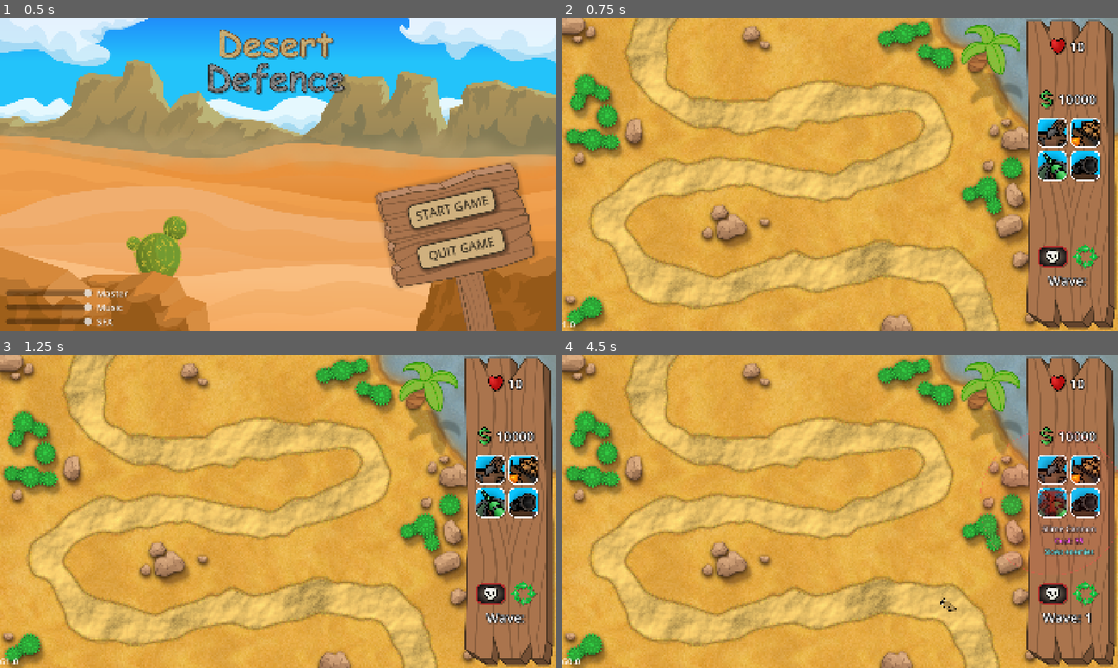
Above: before the commit, frames 1-4 (two rows, left to right).
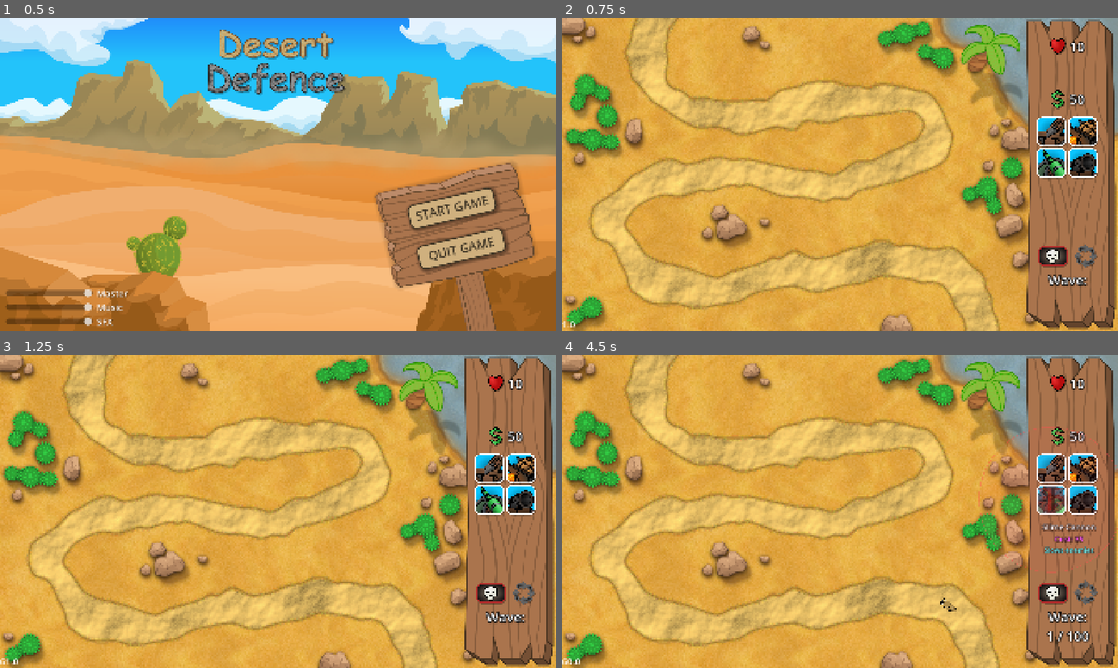
Above: after the commit, the same moments.

Repository: Crimbane/tower-defense
Game: Godot game, scene res://Stages/Main Menu/main_menu.tscn
Same seed, same stepped clock (60 frames per second), same inputs: the game is played once before the commit and once after it. Sound files missing from this copy of the repository are replaced by a short silence.
Inputs (mouse positions are in pixels of both pictures, inside the frame that each line leads up to; where the layout moved, square brackets give the same spot in the first picture):
- Up to frame 1 (0.5 s): no input
- Up to frame 2 (0.75 s): click "START GAME" at 0.5 s
- Up to frame 3 (1.25 s): no input
- Up to frame 4 (4.5 s): click (1051, 592) at 1.25 s; click (1051, 592) at 2 s; click (1051, 467) [1051, 470] at 2.75 s; click (1084, 467) [1084, 470] at 3.5 s; click (1051, 498) [1051, 502] at 4.25 s

Frame 1 is identical in both runs. In frame 2, 2.3% of the frame differs, in the area x 85-97%, y 22-86%; in frame 3, 2.3%; in frame 4, 3.5%, in the area x 74-100%, y 22-92%.

Commit message:
Polish, bugfixing and small balancing changes.

Diff:
--- a/Entities/Enemies/baby_sandworm.tscn
+++ b/Entities/Enemies/baby_sandworm.tscn
@@ -60,6 +60,7 @@
 enemyType = "Baby Sandworm"
 sprite = NodePath("AnimatedSprite2D")
 burnTimer = NodePath("BurnTimer")
+maxHealth = 25
 
 [node name="Hitbox" type="Area2D" parent="." unique_id=2000332408 groups=["Enemy"]]
 collision_layer = 4
--- a/Entities/Enemies/lizard.tscn
+++ b/Entities/Enemies/lizard.tscn
@@ -63,6 +63,7 @@
 sprite = NodePath("AnimatedSprite2D")
 burnTimer = NodePath("BurnTimer")
 unitCost = 5
+minSpawnableWave = 25
 armor = 50
 
 [node name="Hitbox" type="Area2D" parent="." unique_id=2000332408 groups=["Enemy"]]
--- a/Entities/Enemies/sandworm_boss.tscn
+++ b/Entities/Enemies/sandworm_boss.tscn
@@ -62,8 +62,8 @@
 armorBar = NodePath("Armor Bar")
 sprite = NodePath("AnimatedSprite2D")
 burnTimer = NodePath("BurnTimer")
-maxHealth = 2000
-baseSpeed = 50
+maxHealth = 3000
+baseSpeed = 60
 
 [node name="Hitbox" type="Area2D" parent="." unique_id=2000332408 groups=["Enemy"]]
 collision_layer = 4
--- a/Systems/UI/Buttons/tower_buy_button.tscn
+++ b/Systems/UI/Buttons/tower_buy_button.tscn
@@ -4,15 +4,67 @@
 [ext_resource type="Texture2D" uid="uid://ycypt7ywptfh" path="res://Systems/UI/Art/Arrow Tower Icon.svg" id="1_md6kl"]
 [ext_resource type="Texture2D" uid="uid://bcx1m15rts1j" path="res://Entities/Towers/Art/Arrow Tower Turret.svg" id="2_md6kl"]
 
+[sub_resource type="StyleBoxFlat" id="StyleBoxFlat_umyhd"]
+bg_color = Color(1, 1, 1, 0)
+corner_radius_top_left = 24
+corner_radius_top_right = 24
+corner_radius_bottom_right = 24
+corner_radius_bottom_left = 24
+
+[sub_resource type="StyleBoxFlat" id="StyleBoxFlat_730hi"]
+bg_color = Color(0, 0, 0, 0.23529412)
+corner_radius_top_left = 24
+corner_radius_top_right = 24
+corner_radius_bottom_right = 24
+corner_radius_bottom_left = 24
+
+[sub_resource type="StyleBoxFlat" id="StyleBoxFlat_ul2wb"]
+bg_color = Color(1, 1, 1, 0.23529412)
+corner_radius_top_left = 24
+corner_radius_top_right = 24
+corner_radius_bottom_right = 24
+corner_radius_bottom_left = 24
+
+[sub_resource type="StyleBoxFlat" id="StyleBoxFlat_pj6fi"]
+bg_color = Color(0, 0, 0, 0.3137255)
+corner_radius_top_left = 24
+corner_radius_top_right = 24
+corner_radius_bottom_right = 24
+corner_radius_bottom_left = 24
+
 [node name="Button" type="Button" unique_id=1343717249]
 z_index = 1
-custom_minimum_size = Vector2(110, 110)
-offset_right = 48.0
-offset_bottom = 48.0
-flat = true
+custom_minimum_size = Vector2(104, 104)
+offset_left = 4.0
+offset_top = 4.0
+offset_right = 108.0
+offset_bottom = 108.0
+theme_override_styles/normal = SubResource("StyleBoxFlat_umyhd")
+theme_override_styles/pressed = SubResource("StyleBoxFlat_730hi")
+theme_override_styles/hover = SubResource("StyleBoxFlat_ul2wb")
 script = ExtResource("1_1rjhe")
 
+[node name="Shadow" type="Panel" parent="." unique_id=560724580]
+show_behind_parent = true
+custom_minimum_size = Vector2(104, 104)
+layout_mode = 1
+anchors_preset = 8
+anchor_left = 0.5
+anchor_top = 0.5
+anchor_right = 0.5
+anchor_bottom = 0.5
+offset_left = -49.0
+offset_top = -49.0
+offset_right = 55.0
+offset_bottom = 55.0
+grow_horizontal = 2
+grow_vertical = 2
+mouse_filter = 2
+theme_override_styles/panel = SubResource("StyleBoxFlat_pj6fi")
+
 [node name="Icon" type="TextureRect" parent="." unique_id=1423745173]
+show_behind_parent = true
+custom_minimum_size = Vector2(110, 110)
 layout_mode = 1
 anchors_preset = 15
 anchor_right = 1.0
--- a/Systems/UI/ui_manager.gd
+++ b/Systems/UI/ui_manager.gd
@@ -74,7 +74,7 @@
 		button.updateColor()
 
 func updateWaveNumberLabel() -> void:
-	waveNumberLabel.text = "Wave: " + str(GameManager.waveManager.currentWave)
+	waveNumberLabel.text = "Wave:\n" + str(GameManager.waveManager.currentWave) + " / " + str(GameManager.waveManager.MAX_WAVES)
 
 func updateNexusHealthLabel(health: int) -> void:
 	nexusHealthLabel.text = str(health)
--- a/Systems/UI/ui_manager.tscn
+++ b/Systems/UI/ui_manager.tscn
@@ -20,13 +20,6 @@
 [sub_resource type="StyleBoxFlat" id="StyleBoxFlat_t1yug"]
 bg_color = Color(0.6, 0.6, 0.6, 0)
 
-[sub_resource type="StyleBoxFlat" id="StyleBoxFlat_fjc7g"]
-bg_color = Color(0, 0, 0, 0.3137255)
-corner_radius_top_left = 24
-corner_radius_top_right = 24
-corner_radius_bottom_right = 24
-corner_radius_bottom_left = 24
-
 [sub_resource type="LabelSettings" id="LabelSettings_t1yug"]
 font_size = 46
 outline_size = 11
@@ -34,6 +27,48 @@
 shadow_size = 15
 shadow_color = Color(0, 0, 0, 0.3137255)
 shadow_offset = Vector2(2, 2)
+
+[sub_resource type="StyleBoxFlat" id="StyleBoxFlat_nx7d0"]
+bg_color = Color(0, 0, 0, 0)
+corner_radius_top_left = 36
+corner_radius_top_right = 36
+corner_radius_bottom_right = 36
+corner_radius_bottom_left = 36
+
+[sub_resource type="StyleBoxFlat" id="StyleBoxFlat_3hns8"]
+bg_color = Color(0, 0, 0, 0.23529412)
+corner_radius_top_left = 36
+corner_radius_top_right = 36
+corner_radius_bottom_right = 36
+corner_radius_bottom_left = 36
+
+[sub_resource type="StyleBoxFlat" id="StyleBoxFlat_pp6t5"]
+bg_color = Color(1, 1, 1, 0.23529412)
+corner_radius_top_left = 36
+corner_radius_top_right = 36
+corner_radius_bottom_right = 36
+corner_radius_bottom_left = 36
+
+[sub_resource type="StyleBoxFlat" id="StyleBoxFlat_hk520"]
+bg_color = Color(1, 1, 1, 0)
+corner_radius_top_left = 44
+corner_radius_top_right = 44
+corner_radius_bottom_right = 44
+corner_radius_bottom_left = 44
+
+[sub_resource type="StyleBoxFlat" id="StyleBoxFlat_dgt5i"]
+bg_color = Color(0, 0, 0, 0.23529412)
+corner_radius_top_left = 44
+corner_radius_top_right = 44
+corner_radius_bottom_right = 44
+corner_radius_bottom_left = 44
+
+[sub_resource type="StyleBoxFlat" id="StyleBoxFlat_eixvb"]
+bg_color = Color(1, 1, 1, 0.23529412)
+corner_radius_top_left = 44
+corner_radius_top_right = 44
+corner_radius_bottom_right = 44
+corner_radius_bottom_left = 44
 
 [sub_resource type="LabelSettings" id="LabelSettings_luill"]
 font_size = 46
@@ -263,24 +298,6 @@
 offset_bottom = 402.0
 grow_horizontal = 1
 
-[node name="Shadow" type="Panel" parent="UI Manager/Right Panel/Tower Buttons/Arrow" unique_id=496084991]
-show_behind_parent = true
-custom_minimum_size = Vector2(104, 104)
-layout_mode = 1
-anchors_preset = 8
-anchor_left = 0.5
-anchor_top = 0.5
-anchor_right = 0.5
-anchor_bottom = 0.5
-offset_left = -49.0
-offset_top = -49.0
-offset_right = 55.0
-offset_bottom = 55.0
-grow_horizontal = 2
-grow_vertical = 2
-mouse_filter = 2
-theme_override_styles/panel = SubResource("StyleBoxFlat_fjc7g")
-
 [node name="Fire" parent="UI Manager/Right Panel/Tower Buttons" unique_id=827456401 instance=ExtResource("2_vwuv3")]
 layout_mode = 2
 towerSprite = 1
@@ -298,24 +315,6 @@
 grow_horizontal = 1
 parentType = "Fire"
 
-[node name="Shadow" type="Panel" parent="UI Manager/Right Panel/Tower Buttons/Fire" unique_id=432475818]
-show_behind_parent = true
-custom_minimum_size = Vector2(104, 104)
-layout_mode = 1
-anchors_preset = 8
-anchor_left = 0.5
-anchor_top = 0.5
-anchor_right = 0.5
-anchor_bottom = 0.5
-offset_left = -49.0
-offset_top = -49.0
-offset_right = 55.0
-offset_bottom = 55.0
-grow_horizontal = 2
-grow_vertical = 2
-mouse_filter = 2
-theme_override_styles/panel = SubResource("StyleBoxFlat_fjc7g")
-
 [node name="Slime" parent="UI Manager/Right Panel/Tower Buttons" unique_id=1233251649 instance=ExtResource("2_vwuv3")]
 layout_mode = 2
 towerSprite = 2
@@ -333,24 +332,6 @@
 grow_horizontal = 1
 parentType = "Slime"
 
-[node name="Shadow" type="Panel" parent="UI Manager/Right Panel/Tower Buttons/Slime" unique_id=911728239]
-show_behind_parent = true
-custom_minimum_size = Vector2(104, 104)
-layout_mode = 1
-anchors_preset = 8
-anchor_left = 0.5
-anchor_top = 0.5
-anchor_right = 0.5
-anchor_bottom = 0.5
-offset_left = -49.0
-offset_top = -49.0
-offset_right = 55.0
-offset_bottom = 55.0
-grow_horizontal = 2
-grow_vertical = 2
-mouse_filter = 2
-theme_override_styles/panel = SubResource("StyleBoxFlat_fjc7g")
-
 [node name="Cannon" parent="UI Manager/Right Panel/Tower Buttons" unique_id=114867078 instance=ExtResource("2_vwuv3")]
 layout_mode = 2
 towerSprite = 3
@@ -368,24 +349,6 @@
 grow_horizontal = 1
 parentType = "Cannon"
 
-[node name="Shadow" type="Panel" parent="UI Manager/Right Panel/Tower Buttons/Cannon" unique_id=2026983843]
-show_behind_parent = true
-custom_minimum_size = Vector2(104, 104)
-layout_mode = 1
-anchors_preset = 8
-anchor_left = 0.5
-anchor_top = 0.5
-anchor_right = 0.5
-anchor_bottom = 0.5
-offset_left = -49.0
-offset_top = -49.0
-offset_right = 55.0
-offset_bottom = 55.0
-grow_horizontal = 2
-grow_vertical = 2
-mouse_filter = 2
-theme_override_styles/panel = SubResource("StyleBoxFlat_fjc7g")
-
 [node name="Money" type="Control" parent="UI Manager/Right Panel" unique_id=1596676889]
 layout_mode = 1
 anchors_preset = 5
@@ -454,9 +417,9 @@
 anchor_right = 0.5
 anchor_bottom = 1.0
 offset_left = -123.83
-offset_top = -280.0
+offset_top = -216.0
 offset_right = 101.16992
-offset_bottom = -143.0
+offset_bottom = -79.0
 grow_horizontal = 2
 grow_vertical = 0
 
@@ -468,7 +431,7 @@
 anchor_right = 0.5
 anchor_bottom = 1.0
 offset_left = -137.5
-offset_top = -158.0
+offset_top = -225.0
 offset_right = 137.5
 grow_horizontal = 2
 grow_vertical = 0
@@ -483,7 +446,9 @@
 [node name="Next Wave Button" type="Button" parent="UI Manager/Right Panel/Waves/CenterContainer/VBoxContainer/HBoxContainer" unique_id=163252065]
 custom_minimum_size = Vector2(108, 90)
 layout_mode = 2
-flat = true
+theme_override_styles/normal = SubResource("StyleBoxFlat_nx7d0")
+theme_override_styles/pressed = SubResource("StyleBoxFlat_3hns8")
+theme_override_styles/hover = SubResource("StyleBoxFlat_pp6t5")
 
 [node name="Tooltip" parent="UI Manager/Right Panel/Waves/CenterContainer/VBoxContainer/HBoxContainer/Next Wave Button" unique_id=1969318016 instance=ExtResource("6_25enu")]
 visible = false
@@ -499,6 +464,7 @@
 parentType = "Next Wave"
 
 [node name="Icon" type="TextureRect" parent="UI Manager/Right Panel/Waves/CenterContainer/VBoxContainer/HBoxContainer/Next Wave Button" unique_id=2116270023]
+show_behind_parent = true
 custom_maximum_size = Vector2(110, 110)
 layout_mode = 0
 offset_left = -1.0
@@ -521,8 +487,9 @@
 [node name="Autoplay Button" type="Button" parent="UI Manager/Right Panel/Waves/CenterContainer/VBoxContainer/HBoxContainer" unique_id=1464370005]
 custom_minimum_size = Vector2(88, 88)
 layout_mode = 2
-tooltip_text = "Wave autostart"
-flat = true
+theme_override_styles/normal = SubResource("StyleBoxFlat_hk520")
+theme_override_styles/pressed = SubResource("StyleBoxFlat_dgt5i")
+theme_override_styles/hover = SubResource("StyleBoxFlat_eixvb")
 
 [node name="Tooltip" parent="UI Manager/Right Panel/Waves/CenterContainer/VBoxContainer/HBoxContainer/Autoplay Button" unique_id=72030179 instance=ExtResource("6_25enu")]
 visible = false
@@ -539,6 +506,7 @@
 
 [node name="Icon Shadow" type="TextureRect" parent="UI Manager/Right Panel/Waves/CenterContainer/VBoxContainer/HBoxContainer/Autoplay Button" unique_id=589038416]
 modulate = Color(0, 0, 0, 0.3137255)
+show_behind_parent = true
 custom_maximum_size = Vector2(110, 110)
 layout_mode = 0
 offset_left = -8.0
@@ -548,6 +516,8 @@
 texture = ExtResource("9_luill")
 
 [node name="Icon On" type="TextureRect" parent="UI Manager/Right Panel/Waves/CenterContainer/VBoxContainer/HBoxContainer/Autoplay Button" unique_id=1983209546]
+visible = false
+show_behind_parent = true
 custom_maximum_size = Vector2(110, 110)
 layout_mode = 0
 offset_left = -11.0
@@ -557,7 +527,7 @@
 texture = ExtResource("9_luill")
 
 [node name="Icon Off" type="TextureRect" parent="UI Manager/Right Panel/Waves/CenterContainer/VBoxContainer/HBoxContainer/Autoplay Button" unique_id=1825877298]
-visible = false
+show_behind_parent = true
 custom_maximum_size = Vector2(110, 110)
 layout_mode = 0
 offset_left = -11.0
@@ -567,6 +537,7 @@
 texture = ExtResource("10_25enu")
 
 [node name="Wave Number Label" type="Label" parent="UI Manager/Right Panel/Waves/CenterContainer/VBoxContainer" unique_id=1290172829]
+custom_minimum_size = Vector2(0, 128)
 layout_mode = 2
 text = "Wave:"
 label_settings = SubResource("LabelSettings_luill")
@@ -645,6 +616,7 @@
 [node name="Escape Menu" type="Control" parent="UI Manager" unique_id=1082499403]
 process_mode = 3
 visible = false
+z_index = 1000
 layout_mode = 1
 anchors_preset = 8
 anchor_left = 0.5
--- a/Systems/game_manager.gd
+++ b/Systems/game_manager.gd
@@ -10,7 +10,7 @@
 var waveManager: Node = null
 var selectedTower: Node2D = null
 
-const START_MONEY = 10000
+const START_MONEY = 50
 var moneyMultiplier: int = 2
 
 var money: int = START_MONEY
--- a/Systems/wave_manager.gd
+++ b/Systems/wave_manager.gd
@@ -19,13 +19,13 @@
 
 var enemyUnits: Dictionary = {}
 
-var currentWave: int = 0
+var currentWave: int = 1
 const MAX_WAVES: int = 100
 
 @export var startingBudget: int = -1
 @onready var budget: int = startingBudget
 
-var autoplay: bool = true
+var autoplay: bool = false
 
 func _ready() -> void:
 	GameManager.waveManager = self
